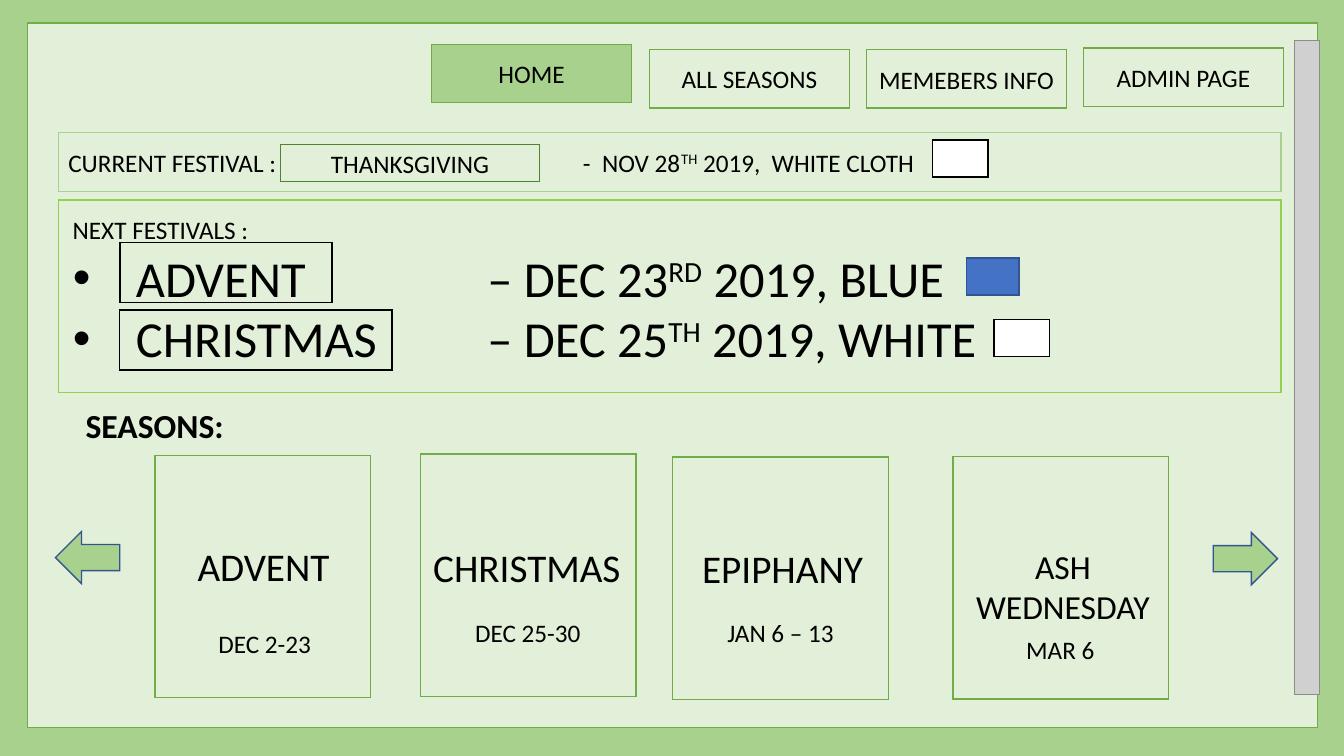
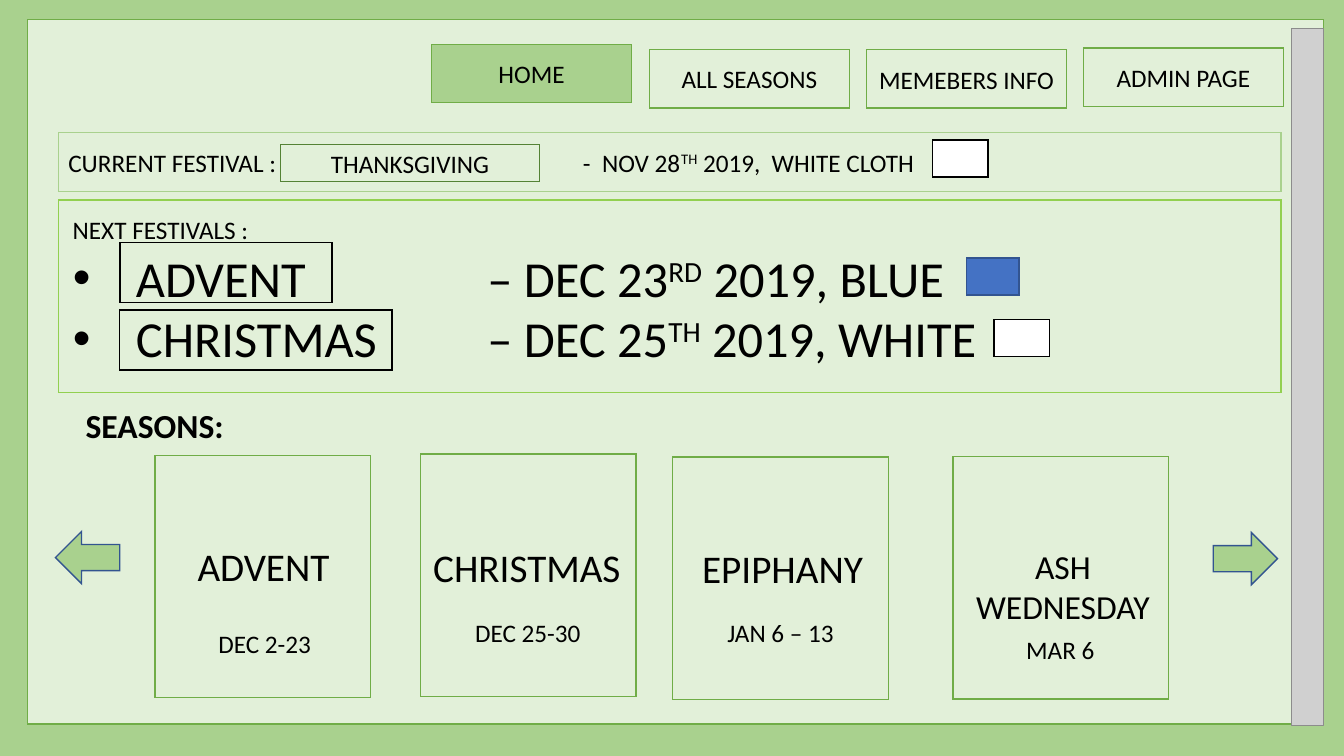
Before and after one commit to harishvavilala/Betterhappo, a slide deck: slide 3 of Powerpoints/BannerManagment.pptx. Drawn at 1344x756 pixels with LibreOffice and Linux fonts; fonts in the diff are those of the drawing; grey boxes stand for pictures. Boxes give left, top, right and bottom in pixels: in the first picture for what was removed or moved away, otherwise in the second. Text is boxed around its words. In the diff, an @@ line names an element or a change of style, - is before the commit and + after.

```diff
--- a/Powerpoints/BannerManagment.pptx
+++ b/Powerpoints/BannerManagment.pptx
@@ rectangle: place and size @@
-rectangle at bbox=[28, 23, 1319, 728]
+rectangle at bbox=[28, 20, 1324, 725]
@@ picture: place and size @@
-picture at bbox=[1295, 41, 1320, 696]
+picture at bbox=[1293, 28, 1324, 726]
```
Also in this commit, not shown: 5 other slides changed.
